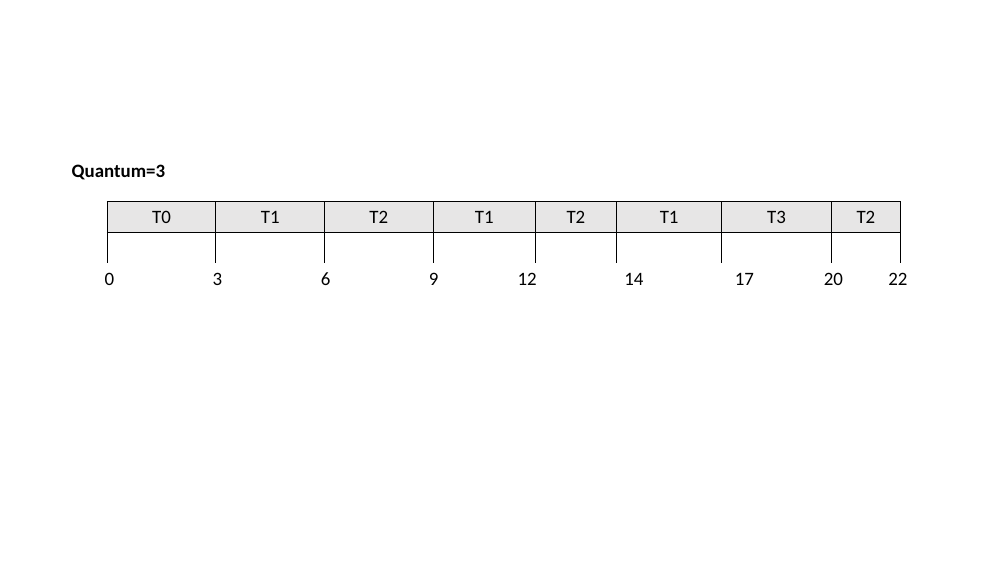
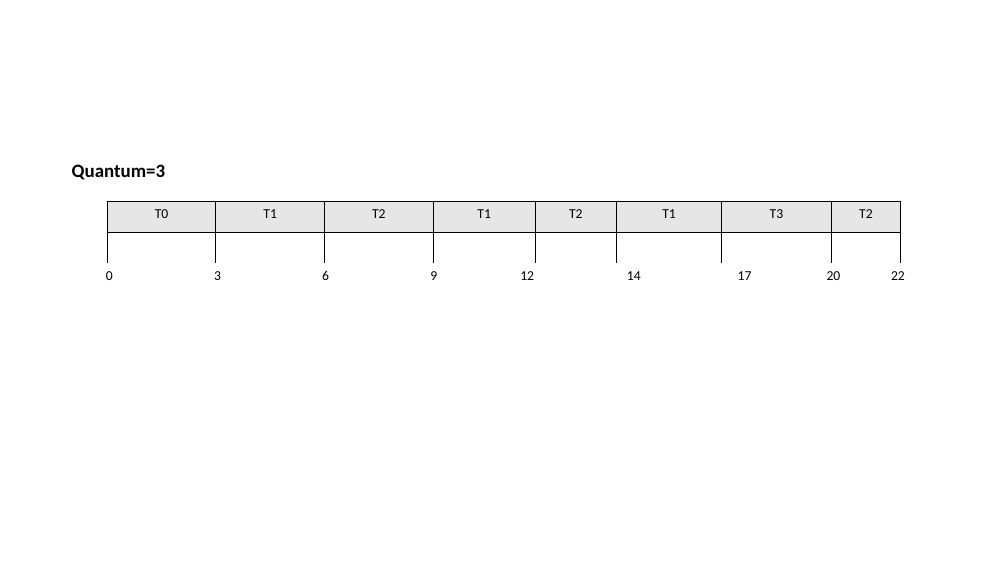
Before and after one commit to Suuuuuzy/run_JSCPG, a slide deck: slide 16 of graphs.pptx. Drawn at 1008x567 pixels with LibreOffice and Linux fonts; fonts in the diff are those of the drawing. Boxes give left, top, right and bottom in pixels: in the first picture for what was removed or moved away, otherwise in the second. Text is boxed around its words. In the diff, an @@ line names an element or a change of style, - is before the commit and + after.

```diff
--- a/graphs.pptx
+++ b/graphs.pptx
@@ table at box(107, 202, 902, 263) @@
@@ size 18 to 13 pt @@
@@ table at box(55, 264, 917, 305) @@
@@ size 18 to 13 pt @@
```
Also in this commit, not shown: 9 other slides changed, 3 other files.
